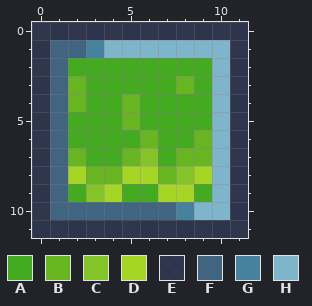
Two versions of one pixel-art sprite, ModSupport/MLL/Items/AcidfallWallItem.png. That is the earlier state.
The file is 24x24 pixels, drawn in blocks of 2x2; one block is one cell here.
Palette (. is transparent): A #44ab21  B #67b521  C #84c429  D #a6d624  E #0f1d32d1  F #416581  G #45829d  H #7eb5ca
Pixels before, first column x 0:
 0 EEEEEEEEEEEE
 1 EFFGHHHHHHHE
 2 EFAAAAAAAAHE
 3 EFBAAAAABAHE
 4 EFBAABAAAAHE
 5 EFAAABAAAAHE
 6 EFAAAABAABHE
 7 EFBAABCABBHE
 8 EFDBBDDBCDHE
 9 EFACDAADDAHE
10 EFFFFFFFGHHE
11 EEEEEEEEEEEE
And afterwards:
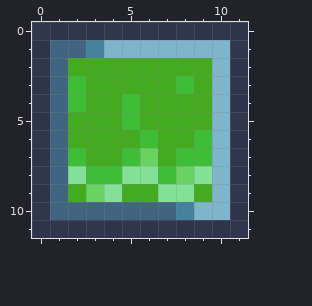
What changed:
Colour B changes from #67b521 to #3ebe37.
Colour C changes from #84c429 to #69d260.
Colour D changes from #a6d624 to #85e097.
